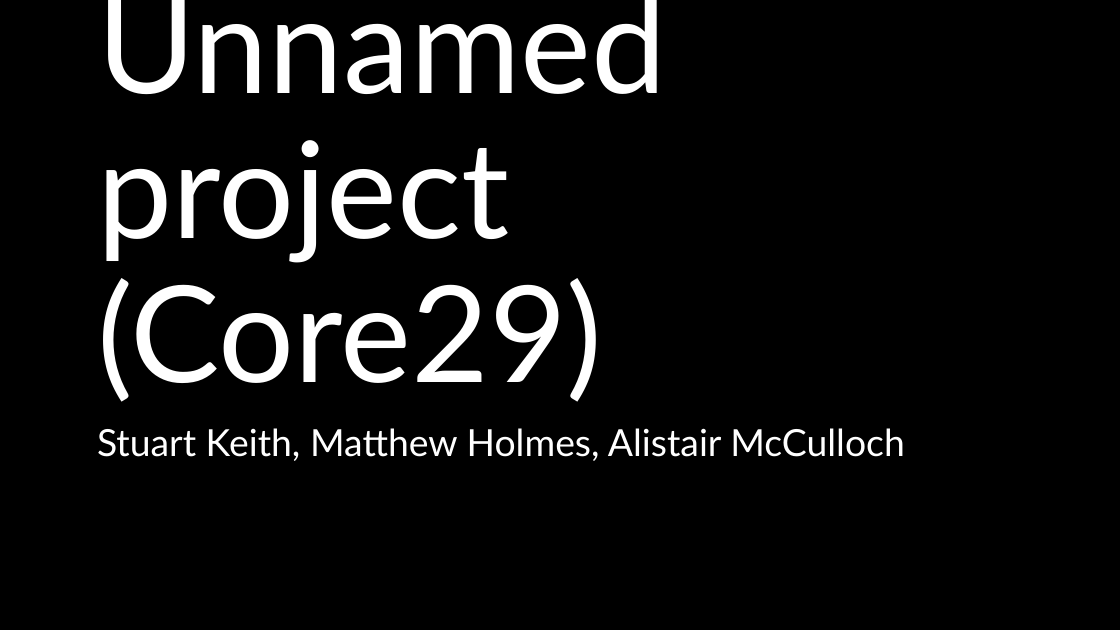
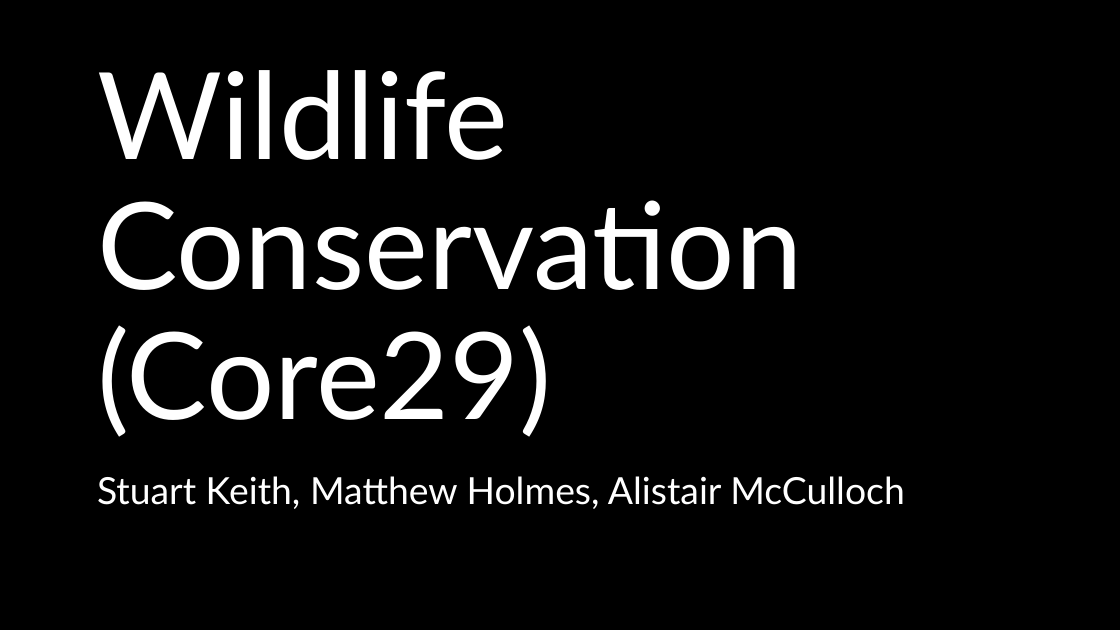
Before and after one commit to stuartiek/sonica-RGU-Hack-, a slide deck: slide 1 of RGUHack25 Presentation by Sonica.pptx. Drawn at 1120x630 pixels with LibreOffice and Linux fonts; fonts in the diff are those of the drawing; background and template pictures are left out. Boxes give left, top, right and bottom in pixels: in the first picture for what was removed or moved away, otherwise in the second. Text is boxed around its words. In the diff, an @@ line names an element or a change of style, - is before the commit and + after.

```diff
--- a/RGUHack25 Presentation by Sonica.pptx
+++ b/RGUHack25 Presentation by Sonica.pptx
@@ title at bbox=[97, 70, 803, 437]: text changed; size 115 to 103.5 pt @@
-Unnamed project (Core29)
+Wildlife Conservation (Core29)
@@ subtitle "Stuart Keith, Matthew Holmes, Alistair ...": place and size @@
-subtitle "Stuart Keith, Matthew Holmes, Alistair ..." at bbox=[97, 428, 905, 461]
+subtitle "Stuart Keith, Matthew Holmes, Alistair ..." at bbox=[97, 476, 905, 509]
```
Also in this commit, not shown: 3 other slides changed, 2 slides added, 1 slide removed.
